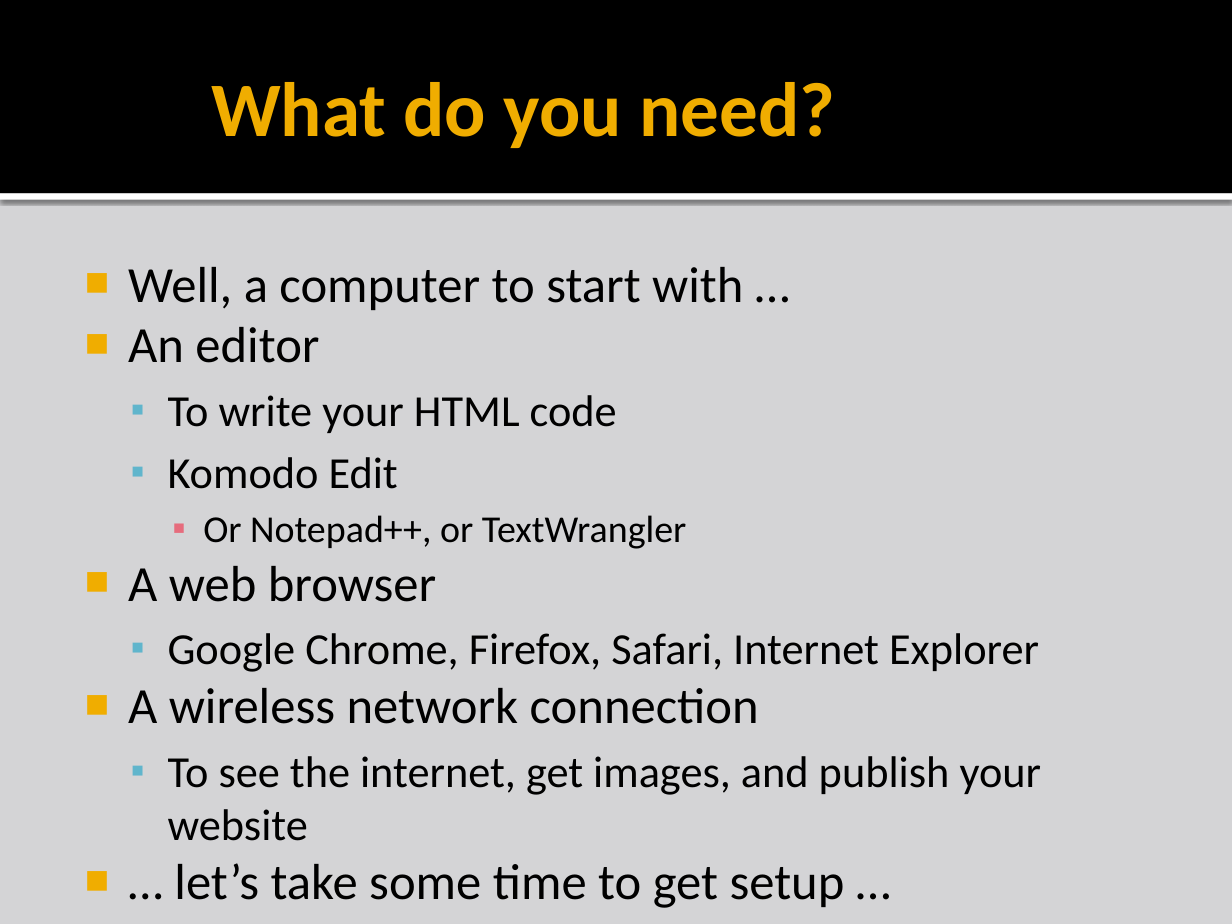
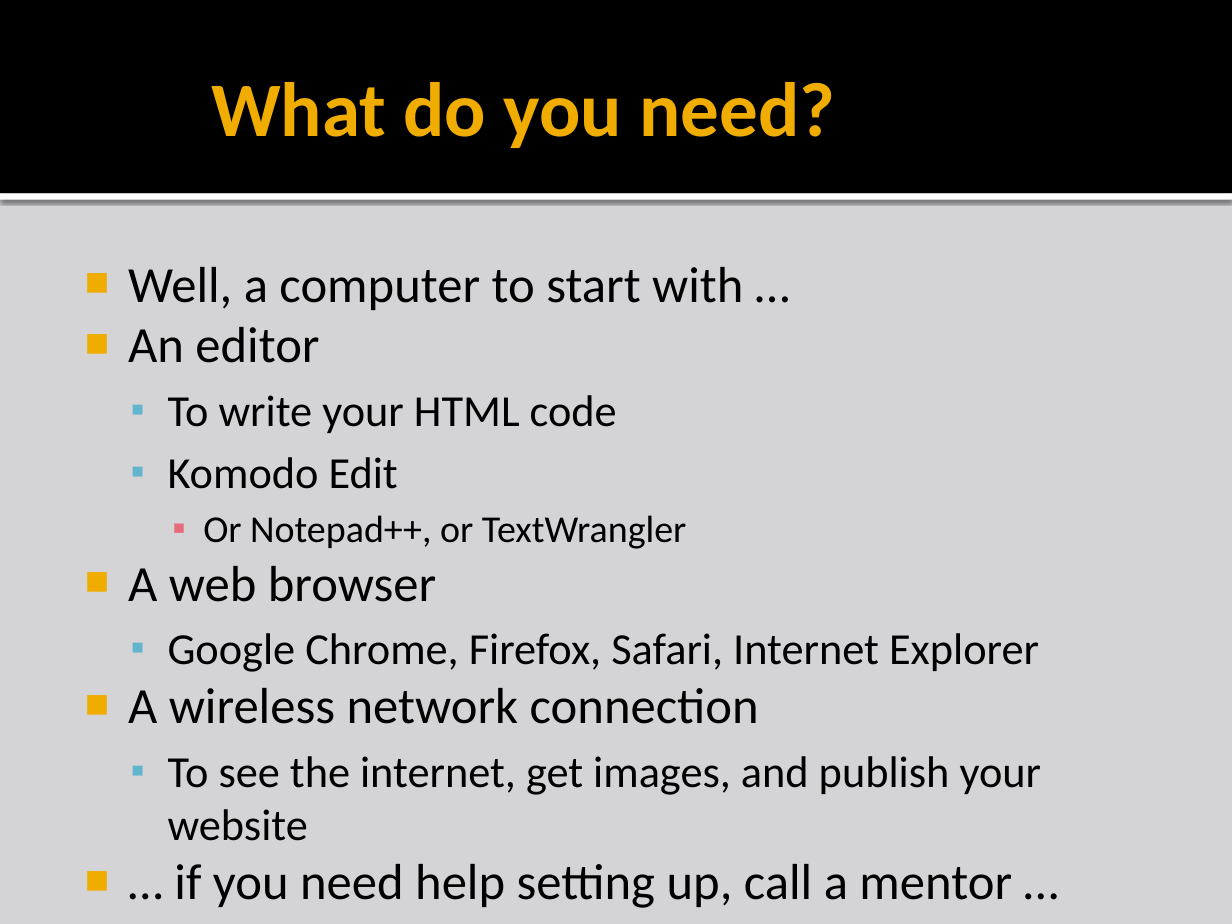
Before and after one commit to liamf/coderdojo-bray, a slide deck: slide 4 of html/presentations/CoderDojoBrayHTML_session1.pptx (slide 3 before the commit). Drawn at 1232x924 pixels with LibreOffice and Linux fonts; fonts in the diff are those of the drawing; background and template pictures are left out. Boxes give left, top, right and bottom in pixels: in the first picture for what was removed or moved away, otherwise in the second. Text is boxed around its words. In the diff, an @@ line names an element or a change of style, - is before the commit and + after.

```diff
--- a/html/presentations/CoderDojoBrayHTML_session1.pptx
+++ b/html/presentations/CoderDojoBrayHTML_session1.pptx
@@ text at bbox=[174, 864, 1012, 908]: text changed @@
-■ … let’s take some time to get setup …
+■ … if you need help setting up, call a mentor …
```
Also in this commit, not shown: 4 other slides changed, 1 slide added, 13 other files.
